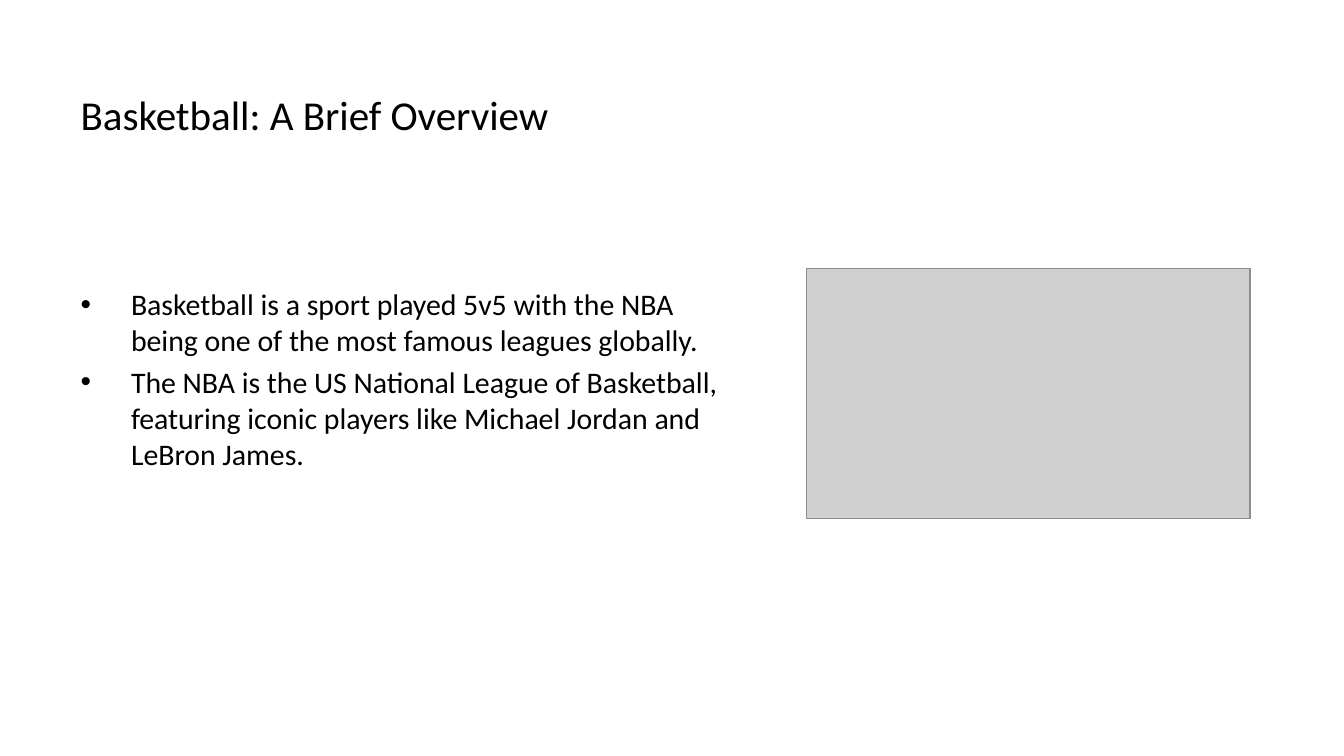
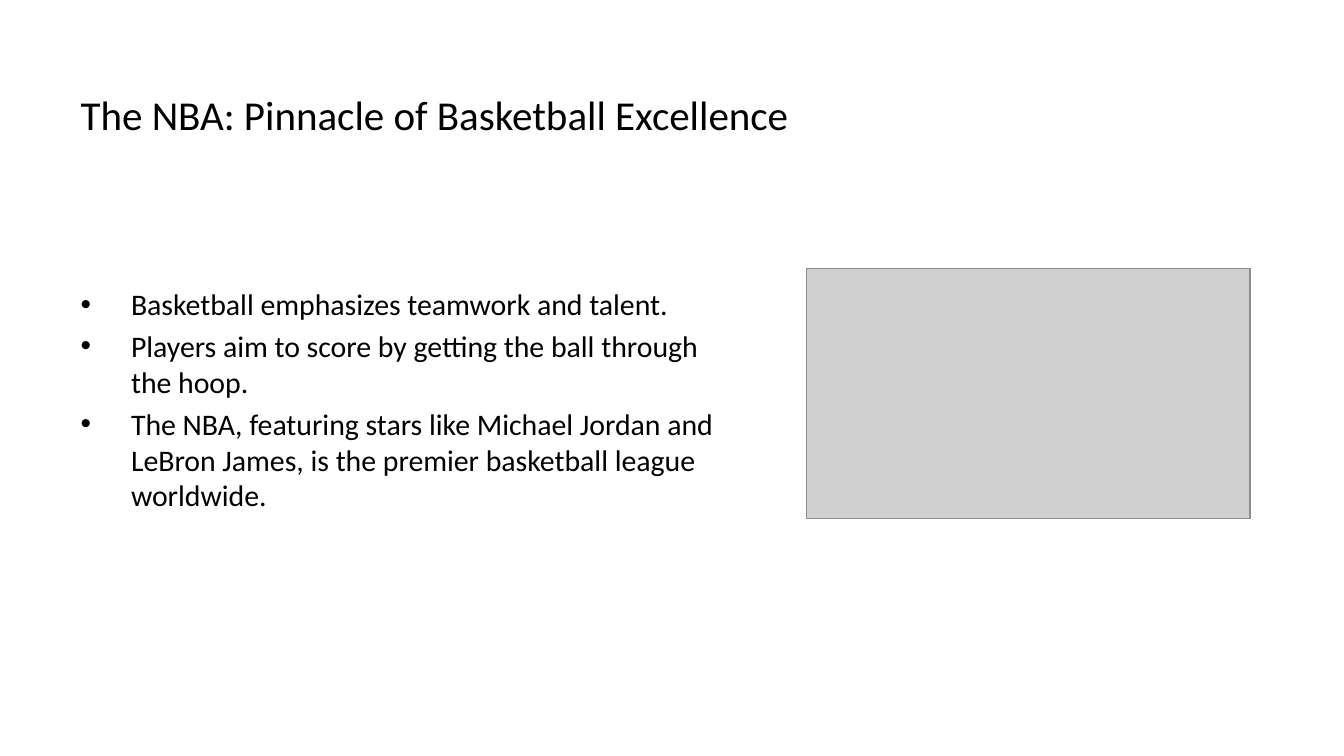
Before and after one commit to joaopdss/SketchSpeakAI, a slide deck: slide 1 of presentations/teste.pptx. Drawn at 1344x756 pixels with LibreOffice and Linux fonts; fonts in the diff are those of the drawing; grey boxes stand for pictures. Boxes give left, top, right and bottom in pixels: in the first picture for what was removed or moved away, otherwise in the second. Text is boxed around its words. In the diff, an @@ line names an element or a change of style, - is before the commit and + after.

```diff
--- a/presentations/teste.pptx
+++ b/presentations/teste.pptx
@@ title at <box>81,101,788,131</box>: text changed @@
-Basketball: A Brief Overview
+The NBA: Pinnacle of Basketball Excellence
@@ text at <box>131,294,713,507</box>: text changed @@
-• Basketball is a sport played 5v5 with the NBA being one of the most famous leagues globally.
-• The NBA is the US National League of Basketball, featuring iconic players like Michael Jordan and LeBron James.
+• Basketball emphasizes teamwork and talent.
+• Players aim to score by getting the ball through the hoop.
+• The NBA, featuring stars like Michael Jordan and LeBron James, is the premier basketball league worldwide.
```
Also in this commit, not shown: 7 other files.
